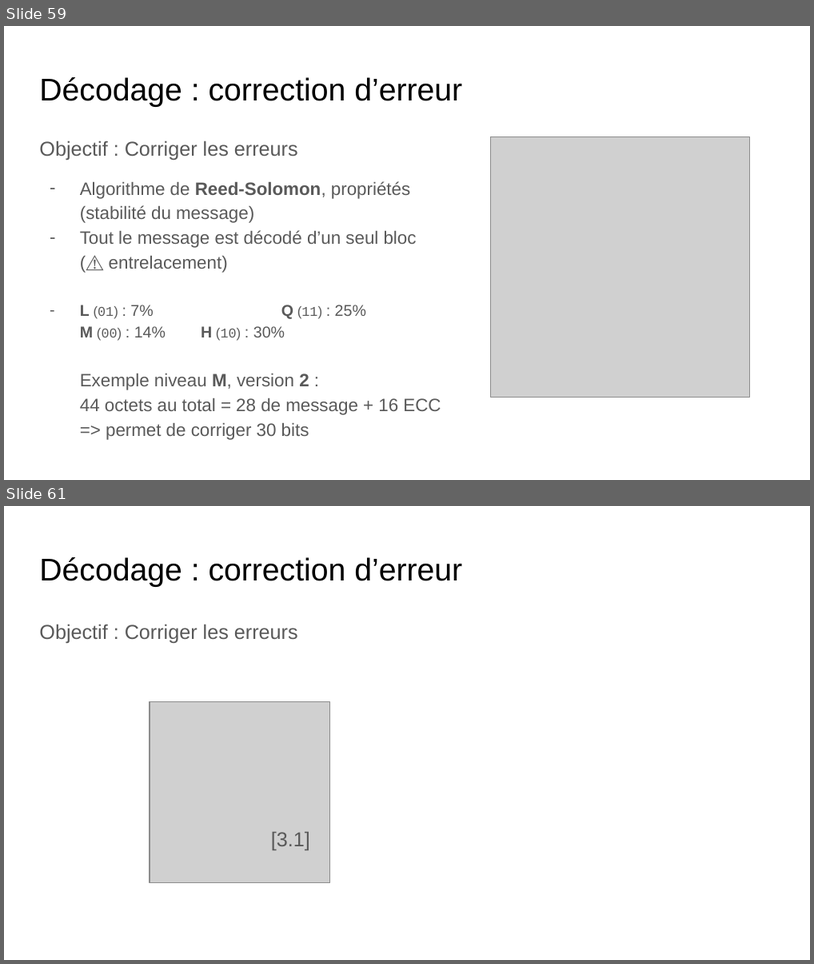
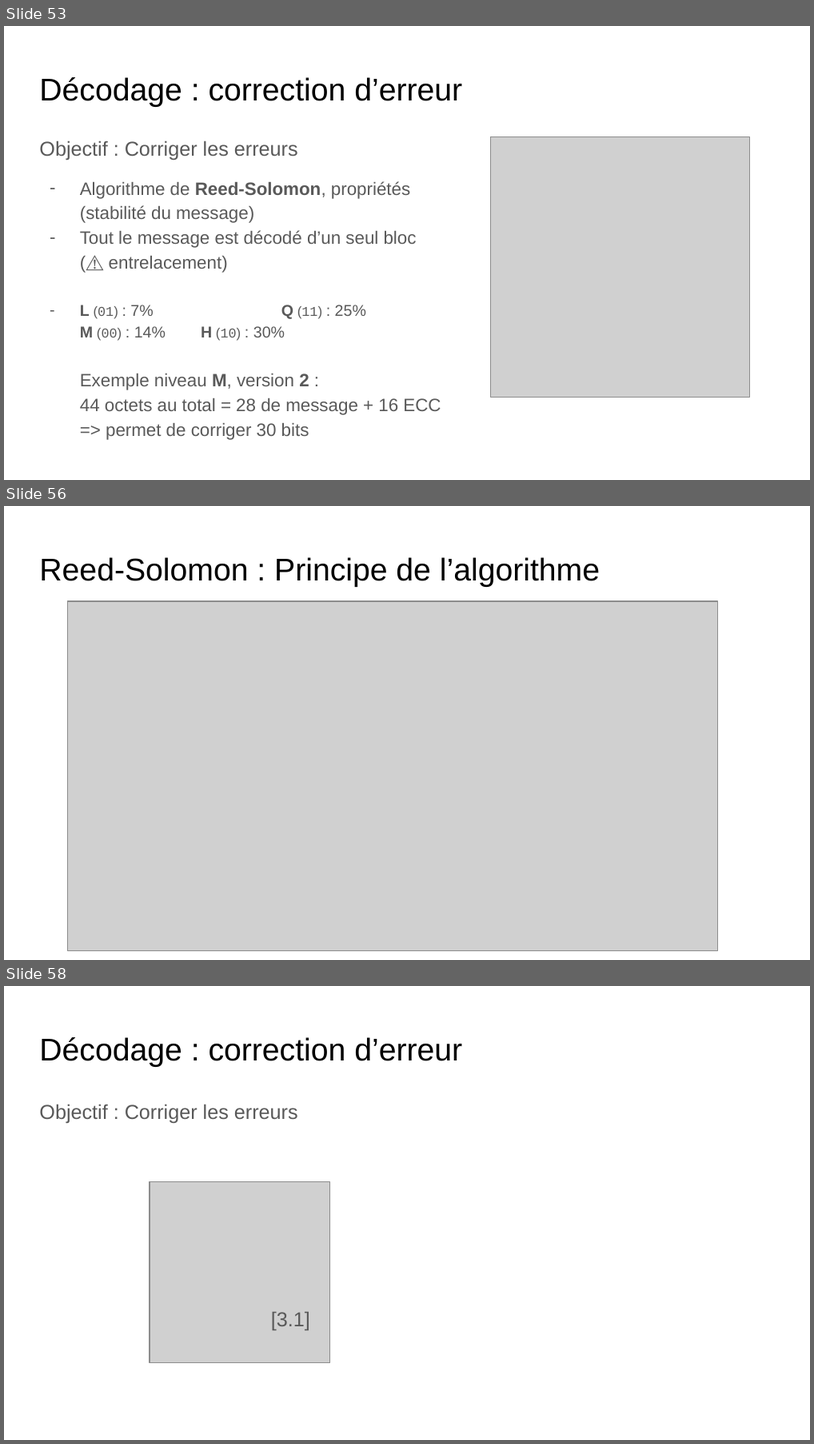
Before and after one commit to benoitmasson/qrcode-demo, a slide deck: slides/QR Codes.odp. Shown one above the other, each under a label of ours: slides 59 and 61 before the commit, slides 53, 56 and 58 after it; the slides between them are not shown. The pictures are 814x964 and 814x1444 pixels, drawn with LibreOffice and Linux fonts; fonts in the diff are those of the drawing; grey boxes stand for pictures. Boxes give left, top, right and bottom in pixels: in the first picture for what was removed or moved away, otherwise in the second. Text is boxed around its words. In the diff, an @@ line names an element or a change of style, - is before the commit and + after.

Commit message:
Ajout de la courbe ponynomiale pour Reed-Solomon

```diff
--- a/slides/QR Codes.odp
+++ b/slides/QR Codes.odp
@@ slide 56 added at [4,506,810,960], background #FFFFFF @@
@@ title added at [39,557,600,587], 28 pt, text #000000 @@
+Reed-Solomon : Principe de l’algorithme
@@ picture added at [68,601,718,950] @@
@@ what was slide 59 is now slide 53 @@
@@ what was slide 61 is now slide 58 @@
```
Also in this commit, not shown: 3 slides changed, 3 other slides added, 7 slides removed.
